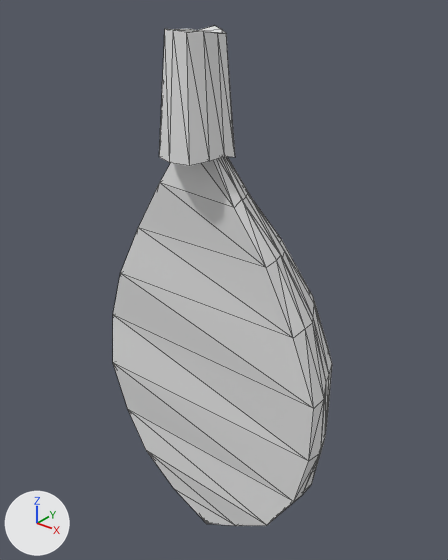
An edit to the glTF model public/ingredients/fig.glb, drawn before and after from the same camera.
Rendered twice from a 50 mm lens placed at (1.201, -1.372, 1.164), pointed at (0.009, 0.118, 0.24). Every picture has the same lights, and +X, +Y and +Z are marked at lower left. The older version comes first. Mesh edges are drawn as thin lines. Materials are left out; every surface is plain grey. Where no turn or scale is listed for an object, it has been applied to the vertices. Vertices at exactly the same position are counted once.
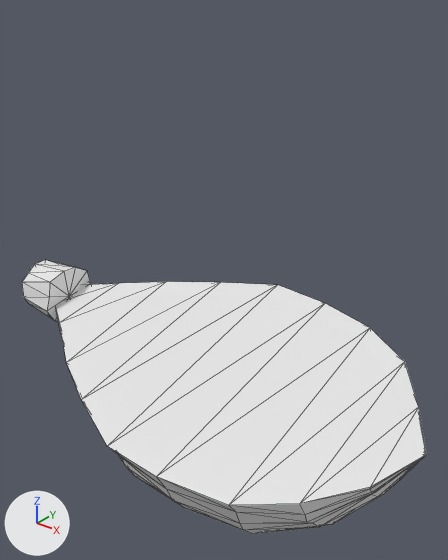
What the commit changed:
me_mesh_0 is used by ob_mesh_0; location (0.0, 0.0, 0.0).
me_mesh_0 had 217 vertices, 408 faces and spanned x -0.46..0.46, y -0.12..0.46, z -0.81..1.05.
me_mesh_0 now has 217 vertices, 408 faces and spans x -0.89..0.81, y -0.45..0.46, z -0.47..0.12.
me_mesh_0 part 1: the loose piece of 191 vertices spanning x -0.46..0.46, y -0.01..0.46, z -0.81..0.8 is multiplied about the mesh origin by the matrix ((0.0, 0.0, -1.0), (0.978, 0.208, 0.0), (0.208, -0.978, 0.0)).
me_mesh_0 part 2: 26 of 217 vertices moved; they spanned x -0.12..0.11, y -0.12..0.11, z 0.69..1.05 and now span x -0.89..-0.69, y -0.12..0.11, z -0.11..0.12; mean shift (-0.79, 0.0, -0.87); largest move (0.0, 0.09, 1.05) -> (-0.88, 0.02, -0.09).
me_mesh_1 is used by ob_mesh_1; location (0.0, 0.0, 0.0).
me_mesh_1 had 20 vertices, 18 faces and spanned x -0.46..0.46, y -0.01..0.01, z -0.81..0.8.
me_mesh_1 now has 20 vertices, 18 faces and spans x -0.8..0.81, y -0.45..0.45, z -0.1..0.1.
me_mesh_1 part 3: the whole mesh is multiplied about its middle by the matrix ((0.0, 0.0, -1.0), (0.978, 0.208, 0.0), (0.208, -0.978, 0.0)).

Pixel boxes (x1, y1, x2, y2) of what changed, in the pictures (448 x 560 px; the box of a moved part takes in the faces that stretch with it):
'Mesh_1', reshaped: before (113, 160, 314, 526); after (56, 282, 426, 505)
'Mesh_0', reshaped: before (159, 26, 332, 520); after (22, 260, 424, 534)
part 1 of me_mesh_0, moved or reshaped: before (213, 157, 332, 520); after (56, 309, 424, 534)
part 2 of me_mesh_0, moved or reshaped: before (159, 26, 235, 166); after (22, 260, 91, 321)
